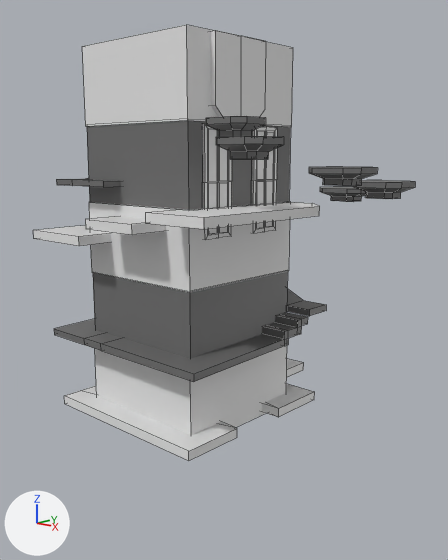
Before and after pictures for a commit that changed the Blender file BlendFiles/misc.blend.
Rendered twice from a 50 mm lens placed at (6.31, -6.15, 4.62), pointed at (0.57, 0.09, 2.97). Every picture has the same lights, and +X, +Y and +Z are marked at lower left. Mesh edges are drawn as thin lines. The same objects are shown in both versions, whatever each file hides.

In view in the first picture: 'floor1.0', 'floor1.0Extras', 'floor1.1', 'floor1.1Extras', 'floor1.2', 'floor1.2Extras', 'floor1.3', 'floor1.3Extras', 'floor1.4', 'floor1.4Extras', 'floor2.3Extras'.
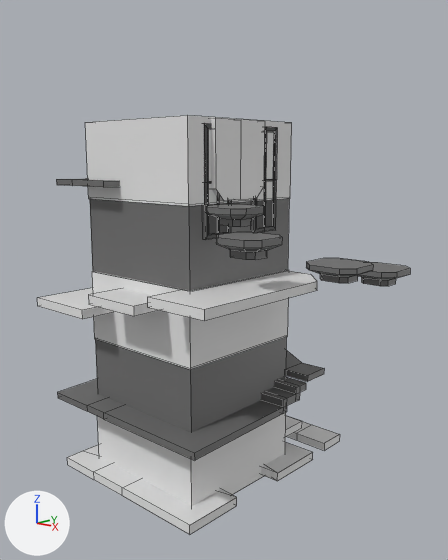
Boxes [x1, y1, x2, y2] around the edits, measured in the pictures (448 x 560 px):
'floor1.4', moved: before [82, 25, 293, 127]; after [85, 115, 292, 206]
'floor1.3', moved: before [87, 120, 291, 210]; after [90, 199, 289, 291]
'floor1.1', moved: before [93, 271, 288, 359]; after [95, 337, 286, 432]
'floor1.2', moved: before [89, 201, 290, 292]; after [92, 270, 289, 370]
'floor1.0', moved: before [95, 345, 287, 435]; after [98, 413, 286, 506]
'floor1.1Extras', moved: before [54, 289, 326, 382]; after [57, 350, 324, 461]
'floor1.2Extras', moved: before [33, 202, 320, 246]; after [37, 271, 317, 321]
'floor1.0Extras', reshaped, moved (9% wider, 16% taller): before [64, 359, 315, 461]; after [67, 416, 340, 534]
'floor1.3Extras', moved: before [206, 116, 415, 202]; after [206, 204, 410, 286]
'floor1.4Extras', moved: before [211, 30, 266, 117]; after [211, 118, 265, 201]
'floor2.3Extras', recoloured: [84, 123, 277, 240] in both
part 1 of me_cube_007, built on: before [64, 384, 313, 461]; after [67, 422, 340, 534]

What changed in the scene script:
```text
Change mat_material3:
    mat_material3.base_color: (0.8, 0.8, 0.8) -> (0.0637, 0.0637, 0.0637)  # white #e7e7e7 -> dark grey #474747
Change me_cube_007:
    used by ob_floor1_0extras; parent = ob_floor1_0; location = (0.0, 0.0, 1.5)
    remove me_cube_007.from_pydata(...)  # 48 vertices, 40 faces; spans x -1.69..1.29, y -1.32..1.62, z -0.45..0.49
    add me_cube_007.from_pydata(...)  # 84 vertices, 76 faces; spans x -1.69..1.29, y -1.32..2.15, z -0.45..0.49
    me_cube_007 part 1
    12 faces are deleted
    30 vertices are added at x -0.85..1.24, y -1.32..2.15, z -0.45..-0.33
    6 new vertices lie (0.0, 0.0, 0.12) away from vertices in x -0.16..1.24, y 1.71..2.15, z -0.45
    48 new faces join them
Change ob_floor1_0:
    ob_floor1_0.location: (0.0, 0.0, 1.5) -> (0.0, 0.0, 0.52)
```
